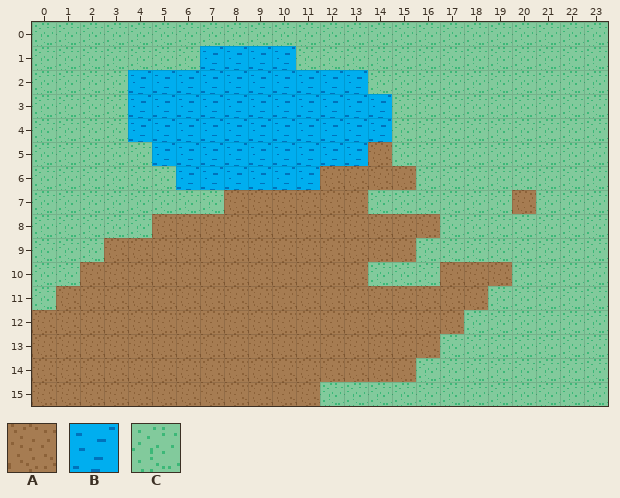
A Tiled map gets an edit: maps/map_1-1.tmx. Above is the file before it was changed.
Cells are 16x16 px. Shown: x 0..23, y 0..15.
Key: from "outdoor": A 0, B 1, C 2.
_ is an empty cell.
Layer "Tiles" before, first column x 0:
 0 CCCCCCCCCCCCCCCCCCCCCCCC
 1 CCCCCCCBBBBCCCCCCCCCCCCC
 2 CCCCBBBBBBBBBBCCCCCCCCCC
 3 CCCCBBBBBBBBBBBCCCCCCCCC
 4 CCCCBBBBBBBBBBBCCCCCCCCC
 5 CCCCCBBBBBBBBBACCCCCCCCC
 6 CCCCCCBBBBBBAAAACCCCCCCC
 7 CCCCCCCCAAAAAACCCCCCACCC
 8 CCCCCAAAAAAAAAAAACCCCCCC
 9 CCCAAAAAAAAAAAAACCCCCCCC
10 CCAAAAAAAAAAAACCCAAACCCC
11 CAAAAAAAAAAAAAAAAAACCCCC
12 AAAAAAAAAAAAAAAAAACCCCCC
13 AAAAAAAAAAAAAAAAACCCCCCC
14 AAAAAAAAAAAAAAAACCCCCCCC
15 AAAAAAAAAAAACCCCCCCCCCCC
After:
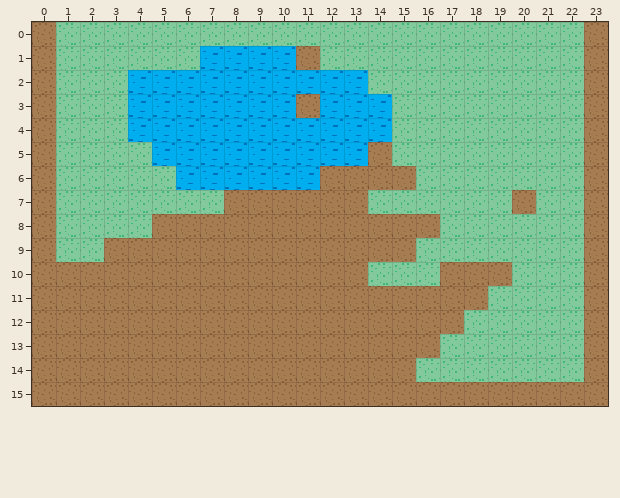
Changes in this commit:
{"where": "layer \"Tiles\""}
{"y":0,"x":0,"old":"C","new":"A"}
{"y":0,"x":23,"old":"C","new":"A"}
{"y":1,"x":0,"old":"C","new":"A"}
{"y":1,"x":11,"old":"C","new":"A"}
{"y":1,"x":23,"old":"C","new":"A"}
{"y":2,"x":0,"old":"C","new":"A"}
{"y":2,"x":23,"old":"C","new":"A"}
{"y":3,"x":0,"old":"C","new":"A"}
{"y":3,"x":11,"old":"B","new":"A"}
{"y":3,"x":23,"old":"C","new":"A"}
{"y":4,"x":0,"old":"C","new":"A"}
{"y":4,"x":23,"old":"C","new":"A"}
{"y":5,"x":0,"old":"C","new":"A"}
{"y":5,"x":23,"old":"C","new":"A"}
{"y":6,"x":0,"old":"C","new":"A"}
{"y":6,"x":23,"old":"C","new":"A"}
{"y":7,"x":0,"old":"C","new":"A"}
{"y":7,"x":23,"old":"C","new":"A"}
{"y":8,"x":0,"old":"C","new":"A"}
{"y":8,"x":23,"old":"C","new":"A"}
{"y":9,"x":0,"old":"C","new":"A"}
{"y":9,"x":23,"old":"C","new":"A"}
{"y":10,"x":0,"old":"CC","new":"AA"}
{"y":10,"x":23,"old":"C","new":"A"}
{"y":11,"x":0,"old":"C","new":"A"}
{"y":11,"x":23,"old":"C","new":"A"}
{"y":12,"x":23,"old":"C","new":"A"}
{"y":13,"x":23,"old":"C","new":"A"}
{"y":14,"x":23,"old":"C","new":"A"}
{"y":15,"x":12,"old":"CCCCCCCCCCCC","new":"AAAAAAAAAAAA"}
{"label":"changed","picture_box":[32,22,80,310]}
{"label":"changed","picture_box":[320,22,608,406]}
{"label":"changed","picture_box":[296,46,320,70]}
{"label":"changed","picture_box":[296,94,320,118]}
